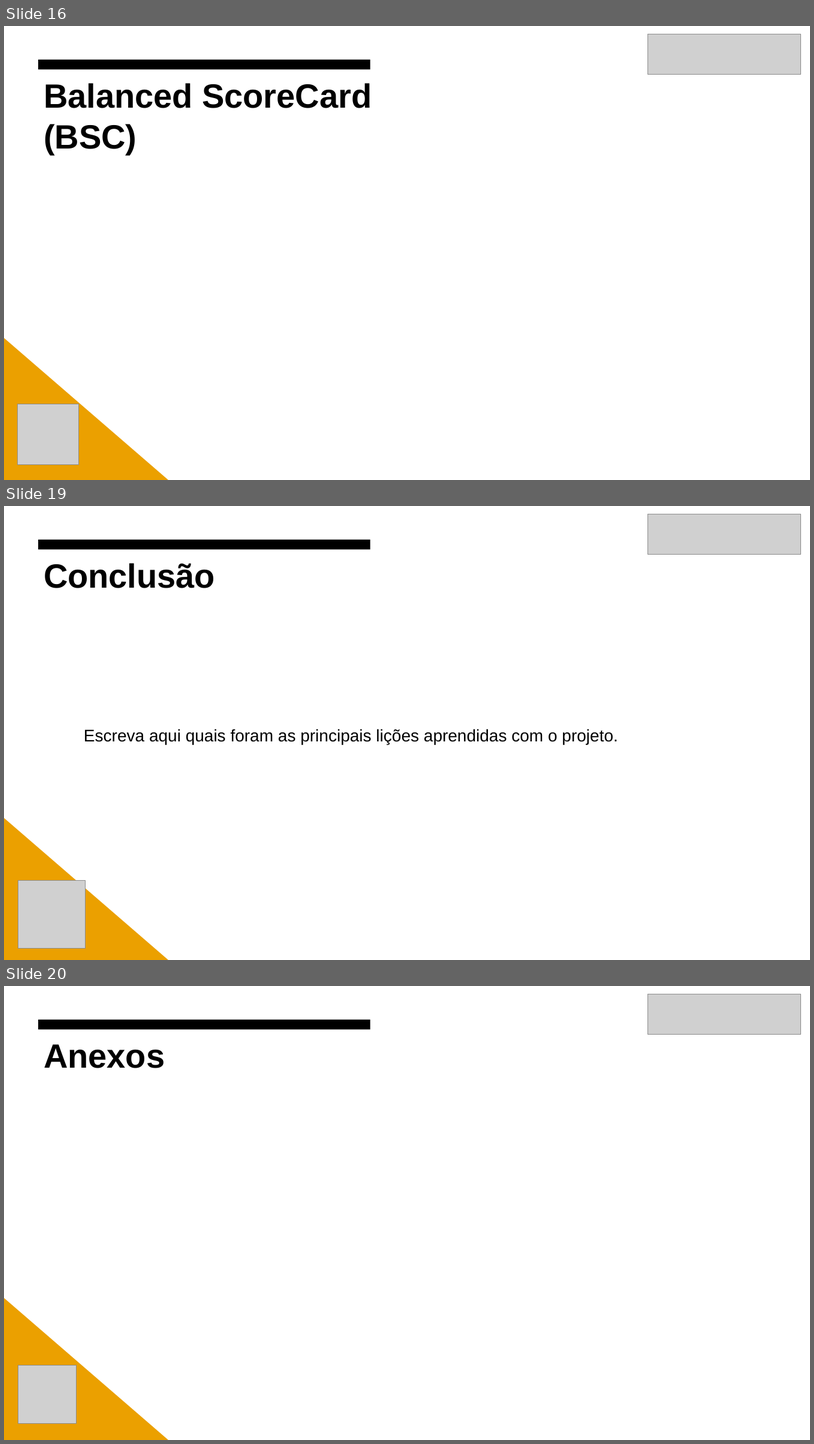
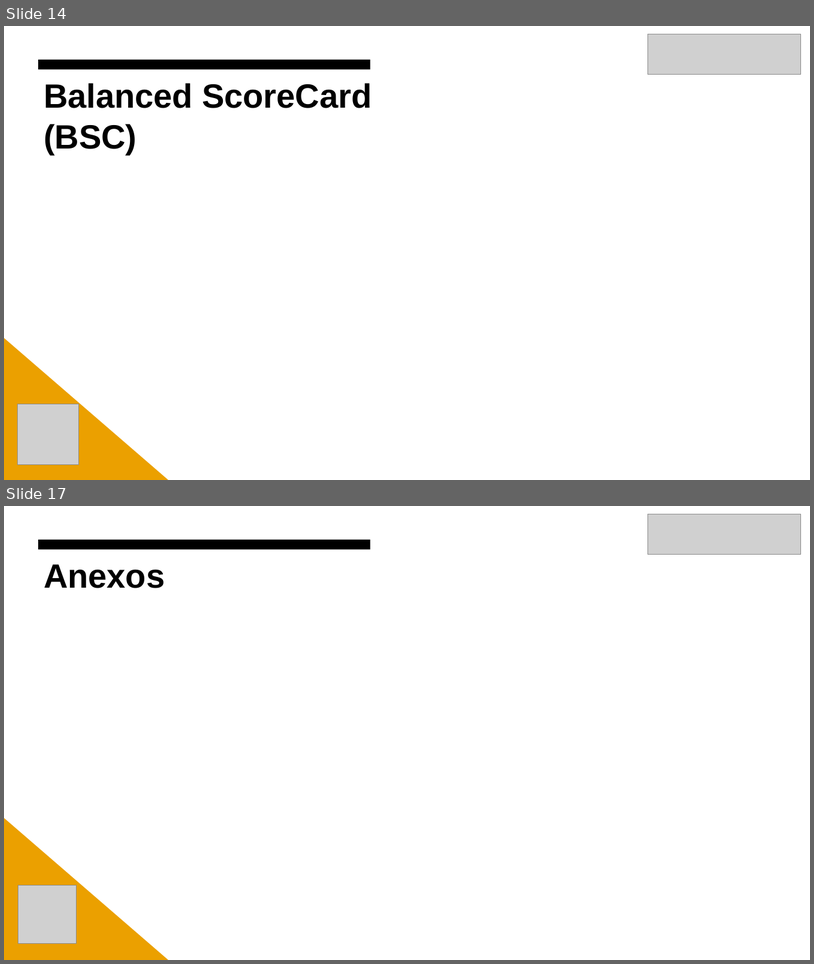
Before and after one commit to Gabriel-Esquilo-Medeiros/Projeto_Integrador_CPFL, a slide deck: Template Final - Apresentacao - Conhecendo o Negócio.pptx. Shown one above the other, each under a label of ours: slides 16, 19 and 20 before the commit, slides 14 and 17 after it; the slides between them are not shown. The pictures are 814x1444 and 814x964 pixels, drawn with LibreOffice and Linux fonts; fonts in the diff are those of the drawing; grey boxes stand for pictures. Boxes give left, top, right and bottom in pixels: in the first picture for what was removed or moved away, otherwise in the second. Text is boxed around its words. In the diff, an @@ line names an element or a change of style, - is before the commit and + after.

Commit message:
Slides projeto integrador Revisão 01/06/2025

```diff
--- a/Template Final - Apresentacao - Conhecendo o Negócio.pptx
+++ b/Template Final - Apresentacao - Conhecendo o Negócio.pptx
@@ slide 19 removed at [4, 506, 810, 960], background #FFFFFF; not listed: 1 template element that a slide beside it also shows @@
@@ picture removed at [648, 514, 801, 555] @@
@@ title removed at [44, 563, 215, 588] @@
-Conclusão
@@ text removed at [84, 729, 618, 744] @@
-Escreva aqui quais foram as principais lições aprendidas com o projeto.
@@ right triangle removed at [4, 816, 168, 960] @@
@@ picture removed at [18, 880, 85, 948] @@
@@ what was slide 16 is now slide 14 @@
@@ what was slide 20 is now slide 17 @@
```
Also in this commit, not shown: 7 slides changed, 4 slides added, 6 other slides removed.
